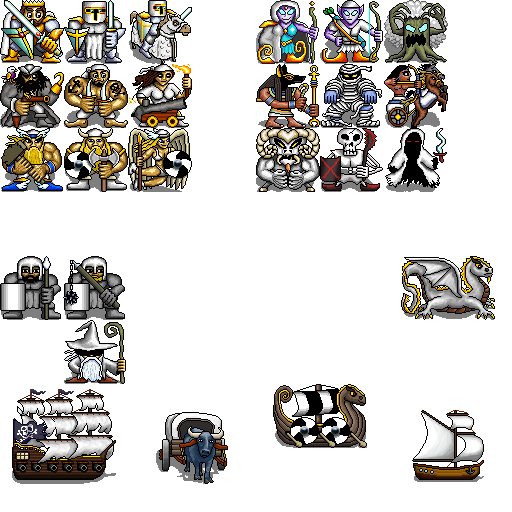
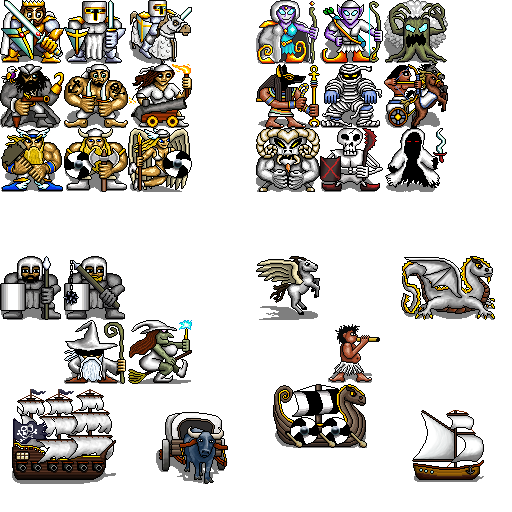
Comparing the layer stacks of the two 512px x 512px images. Changes:
painted on "Colour" over (x1=132, y1=259, x2=362, y2=382)
painted on "Detail" over (x1=128, y1=256, x2=380, y2=384)
painted on "Shadow" over (x1=138, y1=306, x2=372, y2=384)
